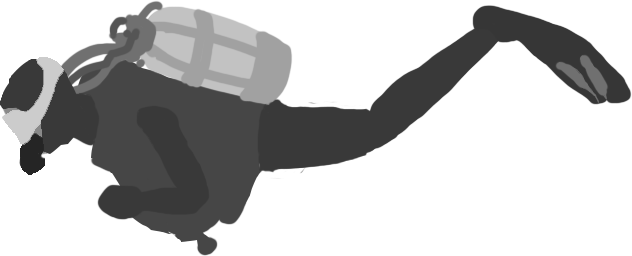
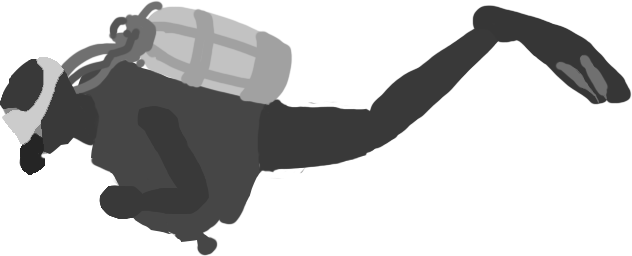
Two versions of the same layered image (w=632, h=256). Layer-by-layer changes:
added layer "f-arm" above "Torso" over (x1=99, y1=106, x2=209, y2=219)
painted on "Torso" over (x1=97, y1=106, x2=209, y2=227)
added layer "r-arm" above "Rear Leg" over (x1=99, y1=106, x2=209, y2=219)
